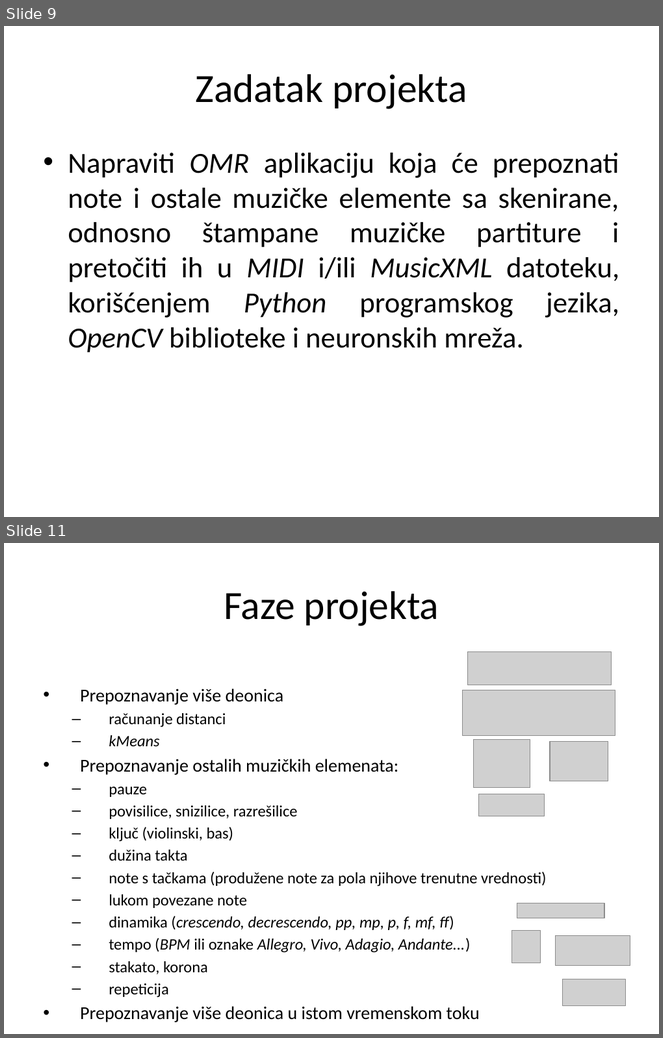
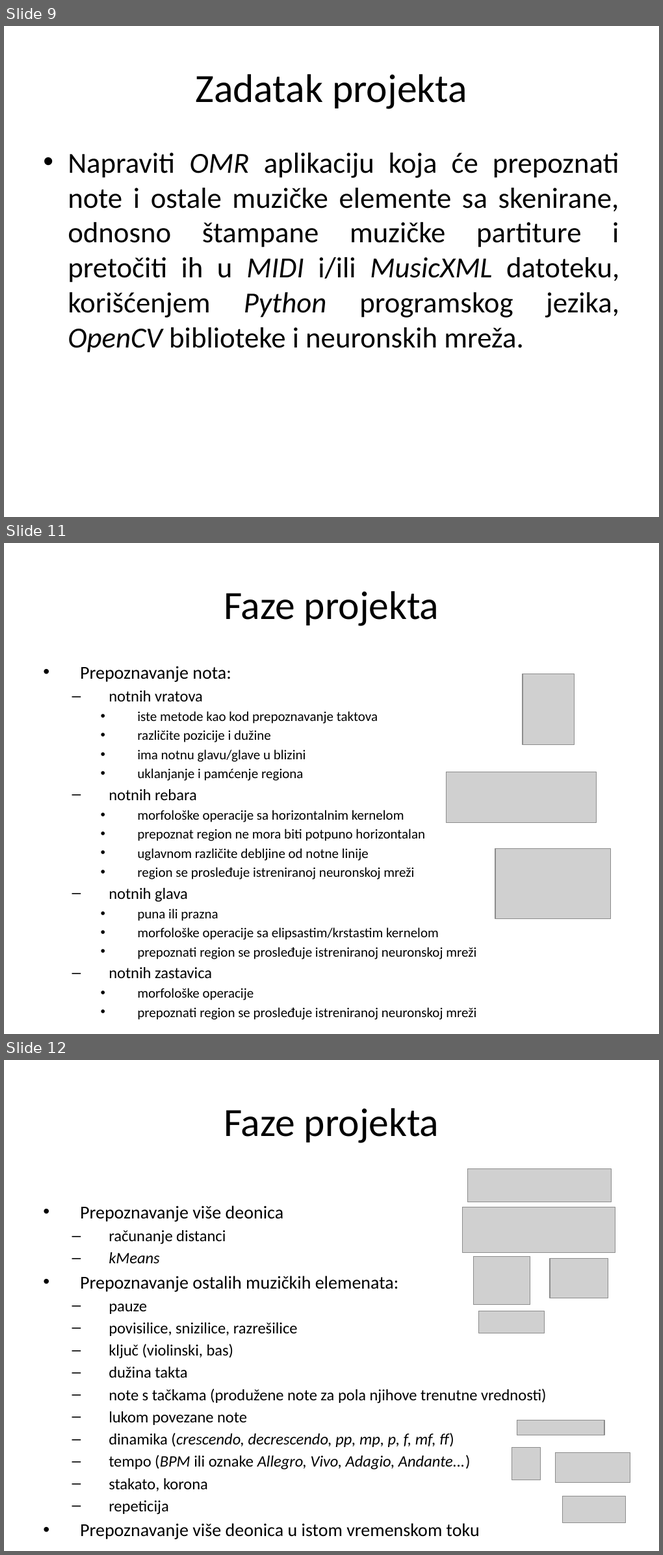
Before and after one commit to MilanRadeta/MusicReader, a slide deck: SoftProjekat.pptx. Shown one above the other, each under a label of ours: slides 9 and 11 before the commit, slides 9, 11 and 12 after it; the slides between them are not shown. The pictures are 663x1038 and 663x1555 pixels, drawn with LibreOffice and Linux fonts; fonts in the diff are those of the drawing; grey boxes stand for pictures. Boxes give left, top, right and bottom in pixels: in the first picture for what was removed or moved away, otherwise in the second. Text is boxed around its words. In the diff, an @@ line names an element or a change of style, - is before the commit and + after.

```diff
--- a/SoftProjekat.pptx
+++ b/SoftProjekat.pptx
@@ slide 11 added at (4,543,659,1034), background #FFFFFF @@
@@ title added at (224,591,440,626), 44 pt, text #000000 @@
+Faze projekta
@@ text added at (80,666,477,1020), 15 pt, text #000000 @@
+• Prepoznavanje nota:
+  – notnih vratova
+    • iste metode kao kod prepoznavanje taktova
+    • različite pozicije i dužine
+    • ima notnu glavu/glave u blizini
+    • uklanjanje i pamćenje regiona
+  – notnih rebara
+    • morfološke operacije sa horizontalnim kernelom
+    • prepoznat region ne mora biti potpuno horizontalan
+    • uglavnom različite debljine od notne linije
+    • region se prosleđuje istreniranoj neuronskoj mreži
+  – notnih glava
+    • puna ili prazna
+    • morfološke operacije sa elipsastim/krstastim kernelom
+    • prepoznati region se prosleđuje istreniranoj neuronskoj mreži
+  – notnih zastavica
+    • morfološke operacije
+    • prepoznati region se prosleđuje istreniranoj neuronskoj mreži
@@ picture added at (523,674,575,745) @@
@@ picture added at (446,772,596,823) @@
@@ picture added at (495,849,610,919) @@
@@ what was slide 11 is now slide 12 @@
```
Also in this commit, not shown: 2 slides changed, 1 other slide added.
